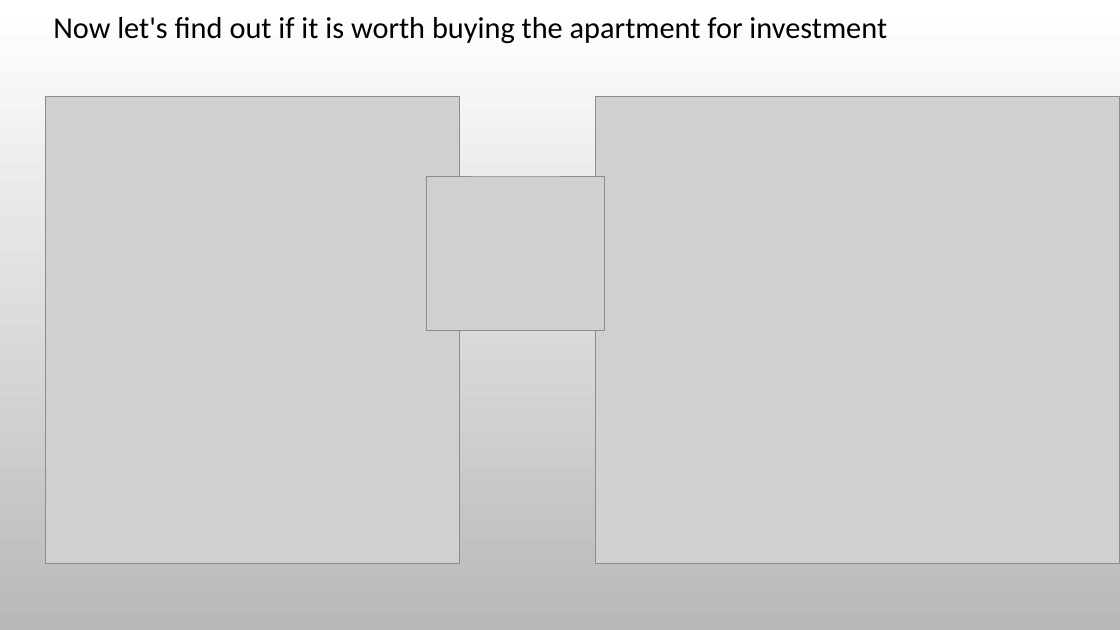
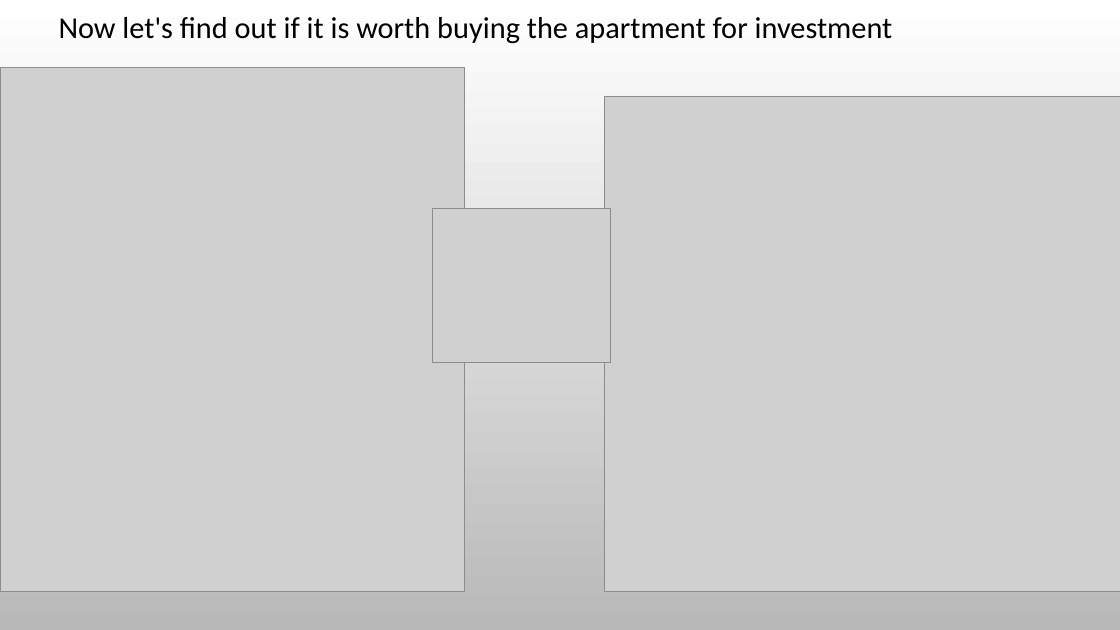
Before and after one commit to Yarin-Ben-Baruch/Real-estate-analyze, a slide deck: slide 25 of Real estate.pptx. Drawn at 1120x630 pixels with LibreOffice and Linux fonts; fonts in the diff are those of the drawing; grey boxes stand for pictures; background and template pictures are left out. Boxes give left, top, right and bottom in pixels: in the first picture for what was removed or moved away, otherwise in the second. Text is boxed around its words. In the diff, an @@ line names an element or a change of style, - is before the commit and + after.

```diff
--- a/Real estate.pptx
+++ b/Real estate.pptx
@@ text "Now let's find out if ...": place and size @@
-text "Now let's find out if ..." at bbox=[53, 17, 887, 44]
+text "Now let's find out if ..." at bbox=[59, 17, 893, 44]
@@ picture: place and size @@
-picture at bbox=[45, 96, 460, 564]
+picture at bbox=[0, 67, 465, 592]
@@ picture: place and size @@
-picture at bbox=[596, 96, 1120, 564]
+picture at bbox=[605, 96, 1120, 592]
@@ picture: place and size @@
-picture at bbox=[427, 176, 605, 329]
+picture at bbox=[433, 208, 611, 362]
@@ page number removed at bbox=[1016, 563, 1028, 564] @@
-25
```
Also in this commit, not shown: 10 other slides changed.
